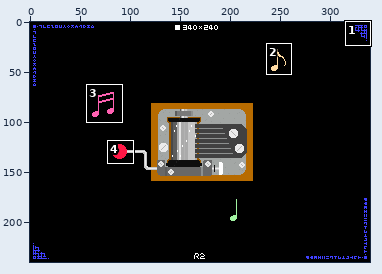
Two versions of one pixel-art file, works/pixel_dailies/pixel_dailies_20210919_musicbox.aseprite. The picture above shows the old version from afar; the outline marks the close-up.
Close-up. As it was:
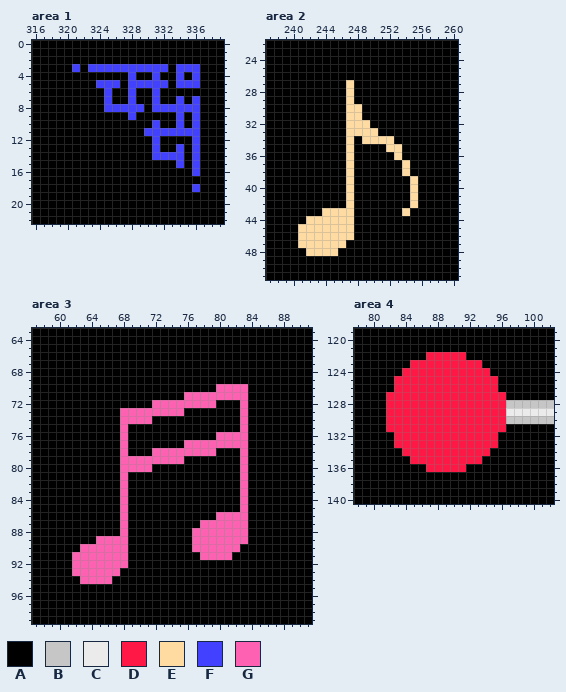
340x240 pixels, 1 frame. Colours within 5 levels of each other are drawn and written as one. Shown: area 1: x 316..339, y 0..22; area 2: x 237..260, y 22..51; area 3: x 57..91, y 63..99; area 4: x 78..102, y 119..140. The commit also changed other parts of the picture, which this record leaves out.
Palette (. is transparent): A #000000  B #c6c6c6  C #ebebeb  D #ff1745  E #ffdba2  F #4141ff  G #ff61b2
After the commit:
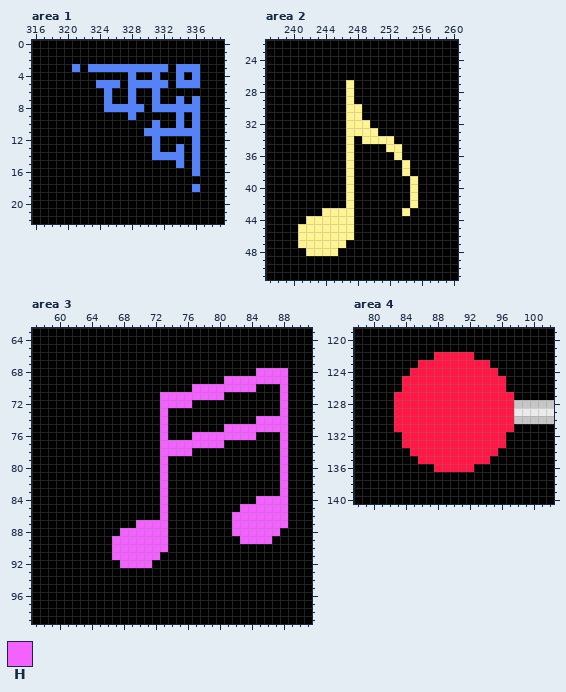
Colours new in this view: H #f361ff
The edit:
Colour E changes from #ffdba2 to #fff392.
Colour F changes from #4141ff to #5182ff.
Area 3, layer "etc":
The edit turns colour G into colour A in row 71 at x 81 to 83; in row 72 at x 72, 77 to 79 and 83; in row 73 at x 68 to 72, 74 to 75 and 83; in row 74 at x 68 to 71 and 83; in rows 75 to 76 at x 68; in row 77 at x 68 and 81 to 83.
The edit turns colour G into colour A in row 78 at x 68, 72, 77 to 79 and 83; in row 79 at x 68 to 72, 74 to 75 and 83; in row 80 at x 68 to 71 and 83; in rows 81 to 84 at x 68 and 83; in row 85 at x 68; in row 86 at x 68 and 80 to 81.
The edit turns colour G into colour A in row 87 at x 68 and 78 to 81; in row 88 at x 77 to 81; in row 89 at x 65 to 66 and 77 to 82; in row 90 at x 63 to 66 and 77 to 82; in row 91 at x 62 to 66 and 78 to 81; in rows 92 to 93 at x 62 to 67.
The edit turns colour G into colour A in row 94 at x 63 to 66.
The edit turns colour A into colour H in row 68 at x 85 to 88; in row 69 at x 81 to 88; in row 70 at x 77 to 79, 84 and 88; in row 71 at x 73 to 75 and 88; in rows 72 to 73 at x 88; in row 74 at x 73 and 85 to 88.
The edit turns colour A into colour H in row 75 at x 73, 81 to 82 and 84 to 88; in row 76 at x 73, 77 to 79, 84 and 88; in row 77 at x 73 to 75 and 88; in rows 78 to 79 at x 88; in rows 80 to 83 at x 73 and 88; in row 84 at x 73 and 85 to 88.
The edit turns colour A into colour H in rows 85 to 86 at x 73 and 84 to 88; in row 87 at x 70 to 73 and 84 to 88; in row 88 at x 69 to 73 and 84 to 87; in row 89 at x 69 to 73 and 84 to 86; in row 90 at x 69 to 73; in row 91 at x 69 to 72.
The edit turns colour A into colour H in row 92 at x 69 to 71.
The edit turns colour G into colour H in row 70 at x 80 to 83; in row 71 at x 76 to 80; in row 72 at x 73 to 76; in row 73 at x 73; in row 75 at x 83; in row 76 at x 80 to 83.
The edit turns colour G into colour H in row 77 at x 76 to 80; in row 78 at x 73 to 76; in row 79 at x 73; in row 85 at x 83; in rows 86 to 87 at x 82 to 83; in row 88 at x 68 and 82 to 83.
The edit turns colour G into colour H in row 89 at x 67 to 68 and 83; in rows 90 to 91 at x 67 to 68; in row 92 at x 68.
Area 4, layer "cylinder":
The edit turns colour D into colour A in row 122 at x 87; in row 123 at x 85; in row 124 at x 84; in rows 125 to 126 at x 83; in rows 127 to 131 at x 82; in rows 132 to 133 at x 83.
The edit turns colour D into colour A in row 134 at x 84; in row 135 at x 85; in row 136 at x 87.
The edit turns colour A into colour D in row 122 at x 92; in row 123 at x 94; in row 124 at x 95; in rows 125 to 126 at x 96; in row 127 at x 97; in row 131 at x 97.
The edit turns colour A into colour D in rows 132 to 133 at x 96; in row 134 at x 95; in row 135 at x 94; in row 136 at x 92.
The edit turns colour B into colour D in row 128 at x 97; in row 130 at x 97.
The edit turns colour C into colour D in row 129 at x 97.
Boxes around the changes in both close-ups, in picture pixels (x1, y1, x2, y2):
changed: (72, 64, 200, 192)
changed: (298, 80, 418, 256)
changed: (72, 368, 288, 584)
changed: (386, 352, 514, 472)
